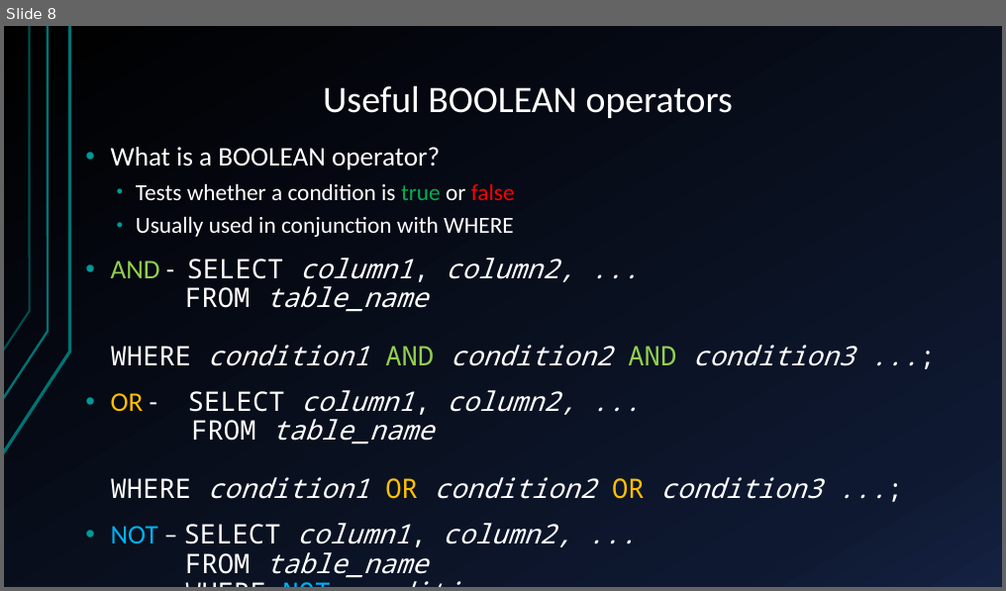
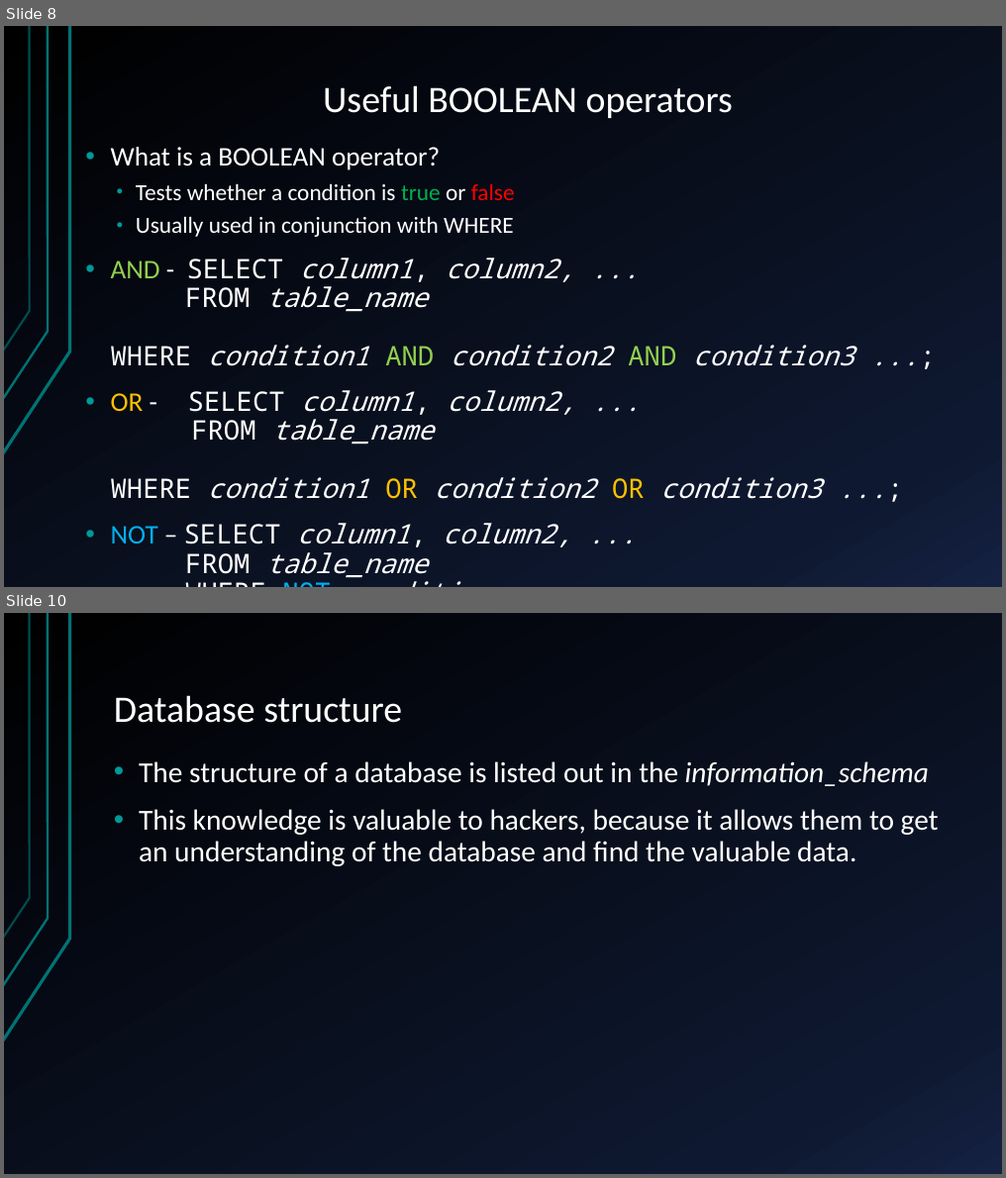
Before and after one commit to edwardayala/edwardayala.github.io, a slide deck: toronet/SQL Injections.pptx. Shown one above the other, each under a label of ours: slide 8 before the commit, slides 8 and 10 after it; the slides between them are not shown. The pictures are 1006x591 and 1006x1178 pixels, drawn with LibreOffice and Linux fonts; fonts in the diff are those of the drawing. Boxes give left, top, right and bottom in pixels: in the first picture for what was removed or moved away, otherwise in the second. Text is boxed around its words. In the diff, an @@ line names an element or a change of style, - is before the commit and + after.

```diff
--- a/toronet/SQL Injections.pptx
+++ b/toronet/SQL Injections.pptx
@@ slide 10 added at (4,613,1002,1174), background gradient #000000 to #0F1931 to #142242; not listed: 3 template elements that a slide beside it also shows @@
@@ title added at (114,695,402,723), 36 pt, text #FFFFFF @@
+Database structure
@@ text added at (139,761,939,866), 28 pt, text #FFFFFF @@
+• The structure of a database is listed out in the information_schema
+• This knowledge is valuable to hackers, because it allows them to get an understanding of the database and find the valuable data.
```
Also in this commit, not shown: 1 slide changed.
